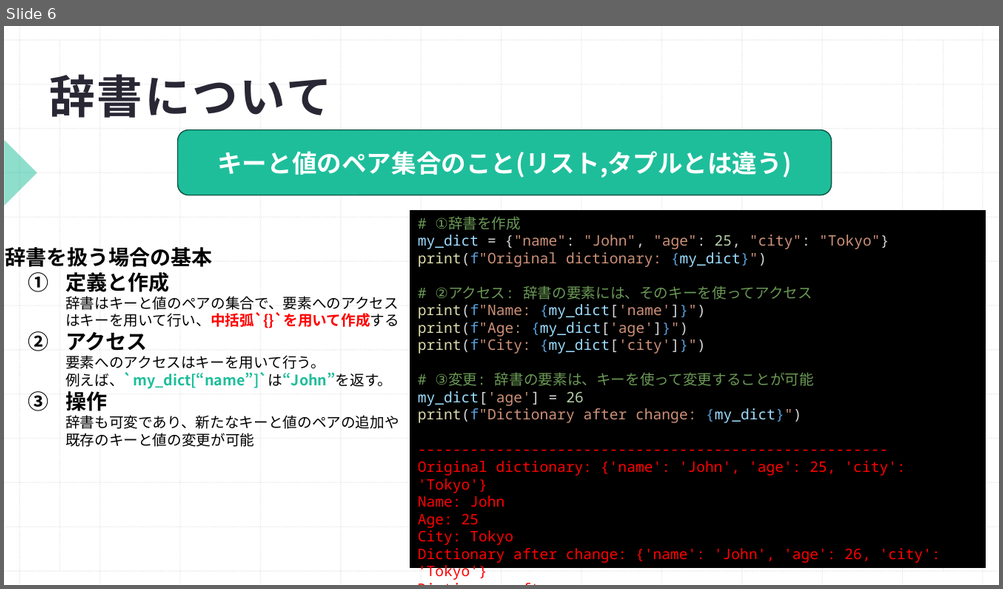
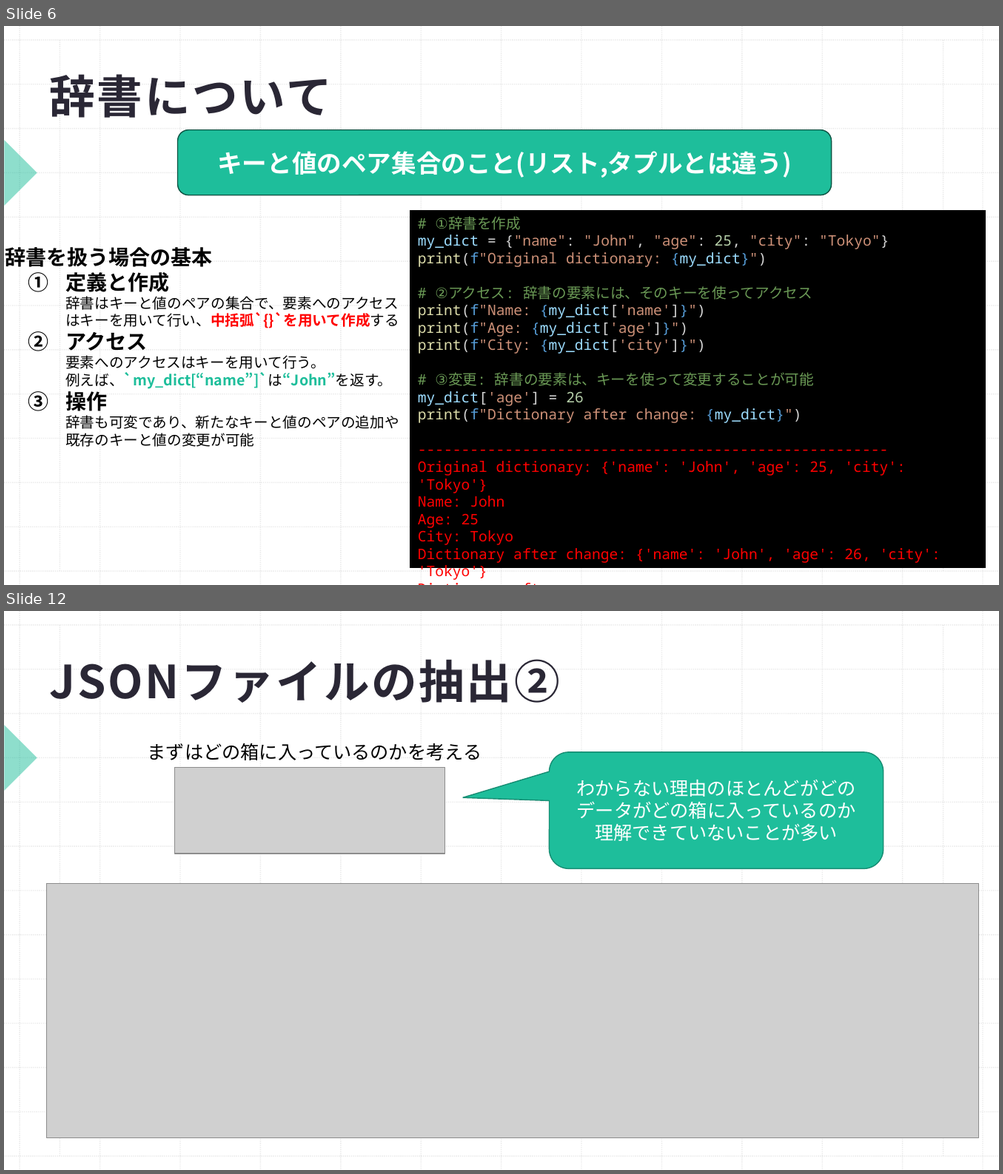
Before and after one commit to Shohei1129/Python_traning, a slide deck: プログラミング勉強会Python編(4.データ構造).pptx. Shown one above the other, each under a label of ours: slide 6 before the commit, slides 6 and 12 after it; the slides between them are not shown. The pictures are 1003x589 and 1003x1174 pixels, drawn with LibreOffice and Linux fonts; fonts in the diff are those of the drawing; grey boxes stand for pictures. Boxes give left, top, right and bottom in pixels: in the first picture for what was removed or moved away, otherwise in the second. Text is boxed around its words. In the diff, an @@ line names an element or a change of style, - is before the commit and + after.

```diff
--- a/プログラミング勉強会Python編(4.データ構造).pptx
+++ b/プログラミング勉強会Python編(4.データ構造).pptx
@@ slide 12 added at box(4, 611, 999, 1170), background #FFFFFF; not listed: 29 template elements that a slide beside it also shows @@
@@ title added at box(50, 659, 560, 703), 44 pt, text #2A2735, bold @@
+JSONファイルの抽出②
@@ text added at box(148, 743, 482, 760), 18 pt, text #000000 @@
+まずはどの箱に入っているのかを考える
@@ rounded speech box added at box(549, 752, 884, 869), fill #1EBE9B, outline #168D73 1 pt, 18 pt, text #FFFFFF @@
+わからない理由のほとんどがどのデータがどの箱に入っているのか
+理解できていないことが多い
@@ picture added at box(175, 768, 445, 854) @@
@@ picture added at box(46, 884, 979, 1139) @@
```
Also in this commit, not shown: 1 slide changed, 9 other slides added.
